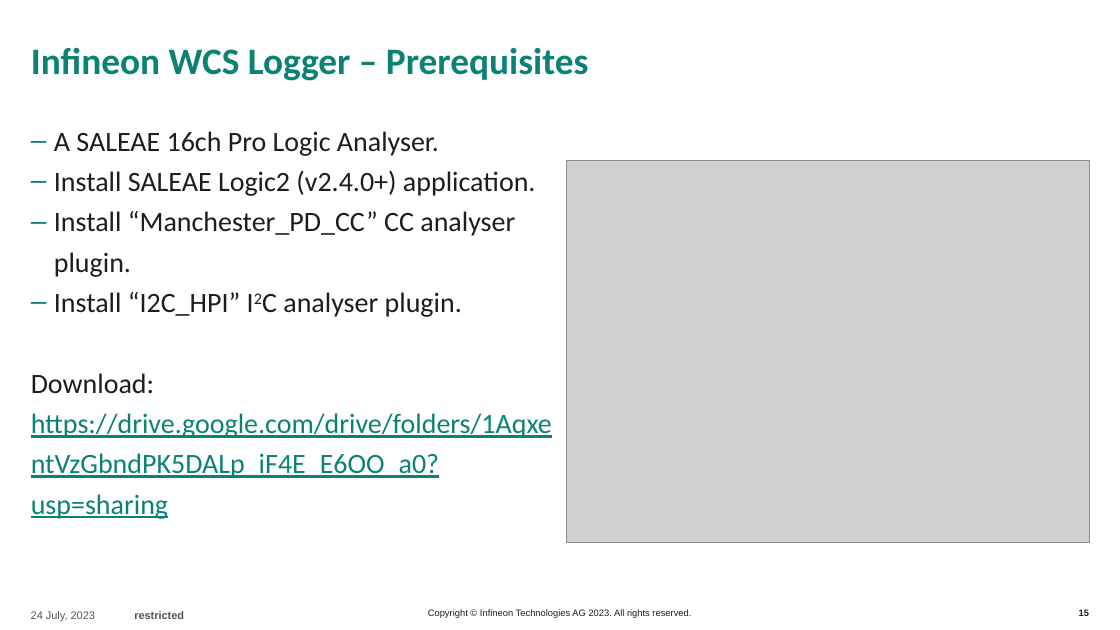
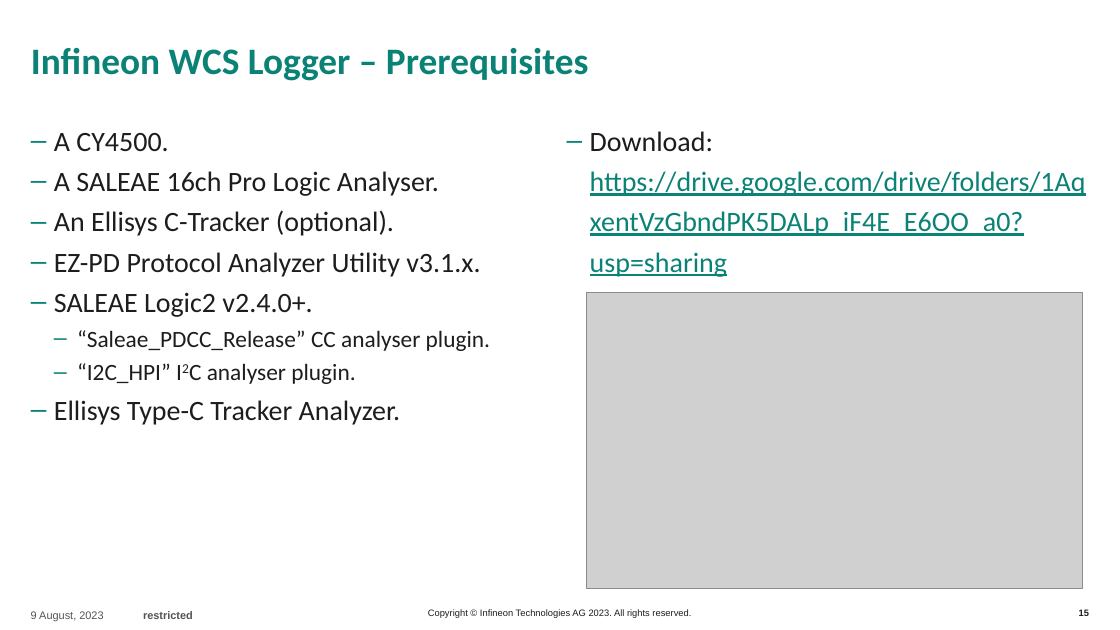
Before and after one commit to IFTWTraven/py_automation_saleae, a slide deck: slide 15 of docs/IFX MSD cases.pptx. Drawn at 1120x630 pixels with LibreOffice and Linux fonts; fonts in the diff are those of the drawing; grey boxes stand for pictures; background and template pictures are left out. Boxes give left, top, right and bottom in pixels: in the first picture for what was removed or moved away, otherwise in the second. Text is boxed around its words. In the diff, an @@ line names an element or a change of style, - is before the commit and + after.

```diff
--- a/docs/IFX MSD cases.pptx
+++ b/docs/IFX MSD cases.pptx
@@ text at [54, 133, 168, 151]: paragraph added @@
+‒ A CY4500.
@@ text added at [590, 131, 1086, 277], 24 pt, text #0A8276, underline @@
+‒ Download: https://drive.google.com/drive/folders/1AqxentVzGbndPK5DALp_iF4E_E6OO_a0?usp=sharing
@@ text at [54, 210, 490, 425]: text changed @@
-‒ Install SALEAE Logic2 (v2.4.0+) application.
-‒ Install “Manchester_PD_CC” CC analyser plugin.
-‒ Install “I2C_HPI” I2C analyser plugin.
-Download: https://drive.google.com/drive/folders/1AqxentVzGbndPK5DALp_iF4E_E6OO_a0?usp=sharing
+‒ An Ellisys C-Tracker (optional).
+‒ EZ-PD Protocol Analyzer Utility v3.1.x.
+‒ SALEAE Logic2 v2.4.0+.
+  ‒ “Saleae_PDCC_Release” CC analyser plugin.
+  ‒ “I2C_HPI” I2C analyser plugin.
+‒ Ellisys Type-C Tracker Analyzer.
@@ picture: place and size @@
-picture at [566, 160, 1089, 542]
+picture at [586, 292, 1082, 589]
@@ text at [31, 611, 193, 621]: text changed @@
-24 July, 2023 restricted
+9 August, 2023 restricted
```
Also in this commit, not shown: 18 other slides changed, 1 slide added, 27 other files.
